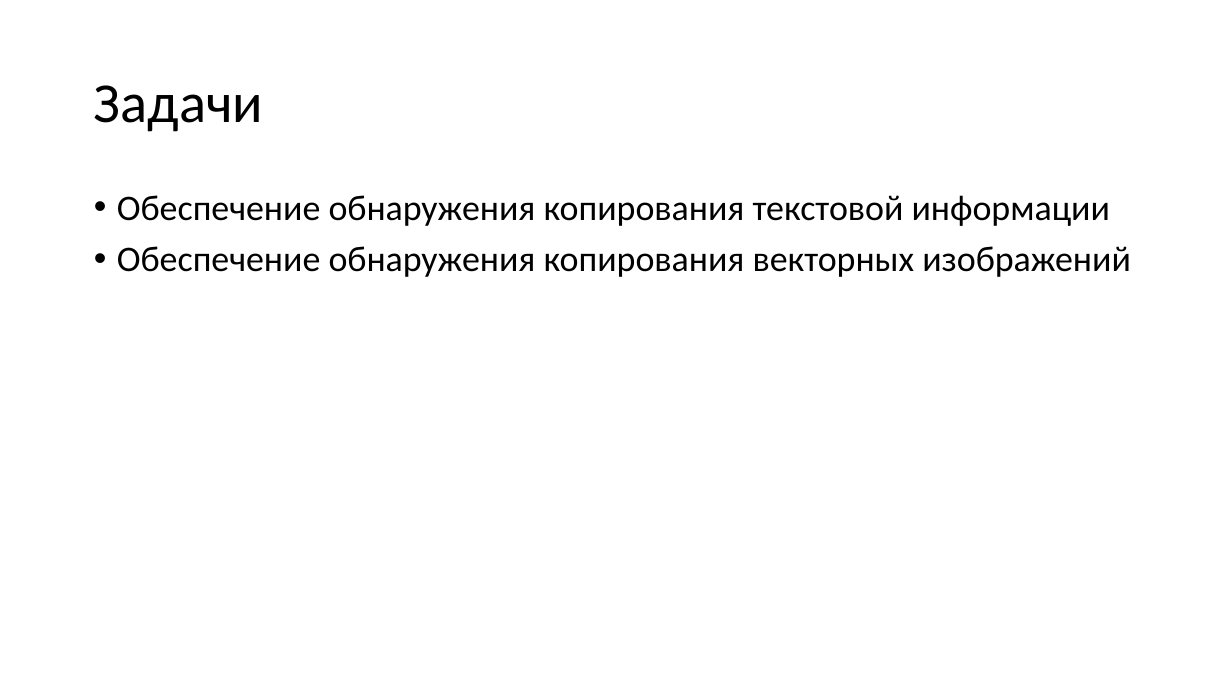
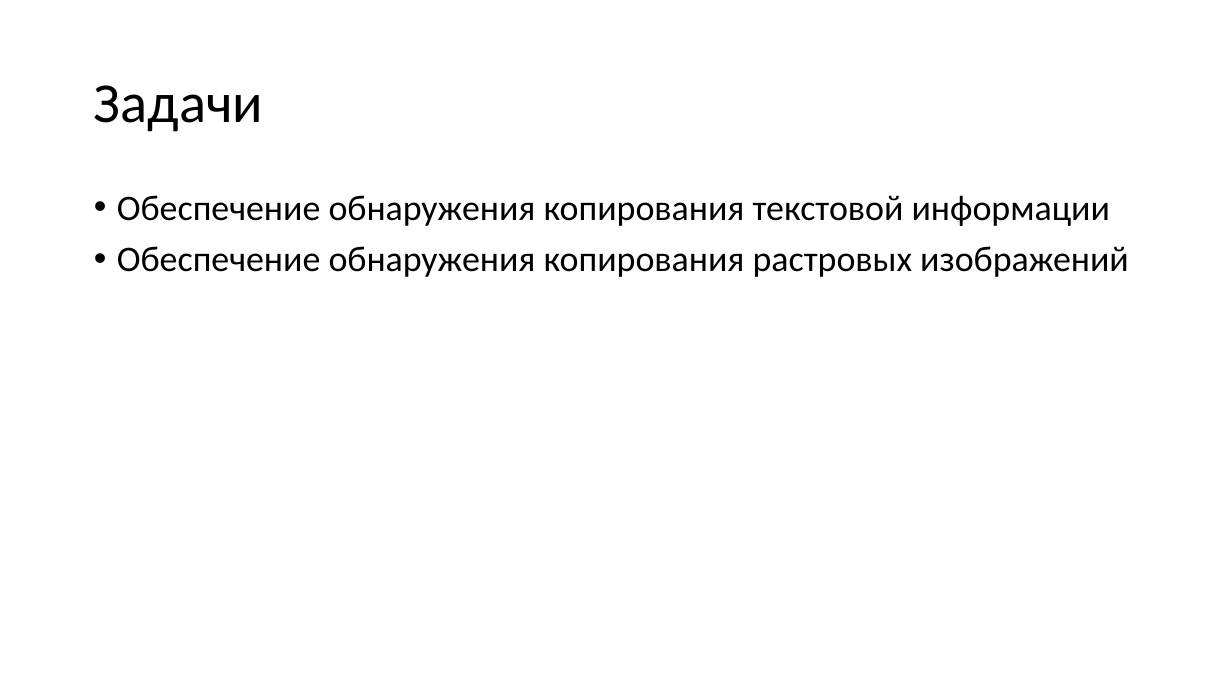
Before and after one commit to vanindm/vanindm.github.io, a slide deck: slide 8 of files/ИБ.pptx (slide 7 before the commit). Drawn at 1232x693 pixels with LibreOffice and Linux fonts; fonts in the diff are those of the drawing. Boxes give left, top, right and bottom in pixels: in the first picture for what was removed or moved away, otherwise in the second. Text is boxed around its words. In the diff, an @@ line names an element or a change of style, - is before the commit and + after.

```diff
--- a/files/ИБ.pptx
+++ b/files/ИБ.pptx
@@ text at [117,246,1129,277]: text changed @@
-• Обеспечение обнаружения копирования векторных изображений
+• Обеспечение обнаружения копирования растровых изображений
```
Also in this commit, not shown: 5 other slides changed, 4 slides added, 1 other file.
